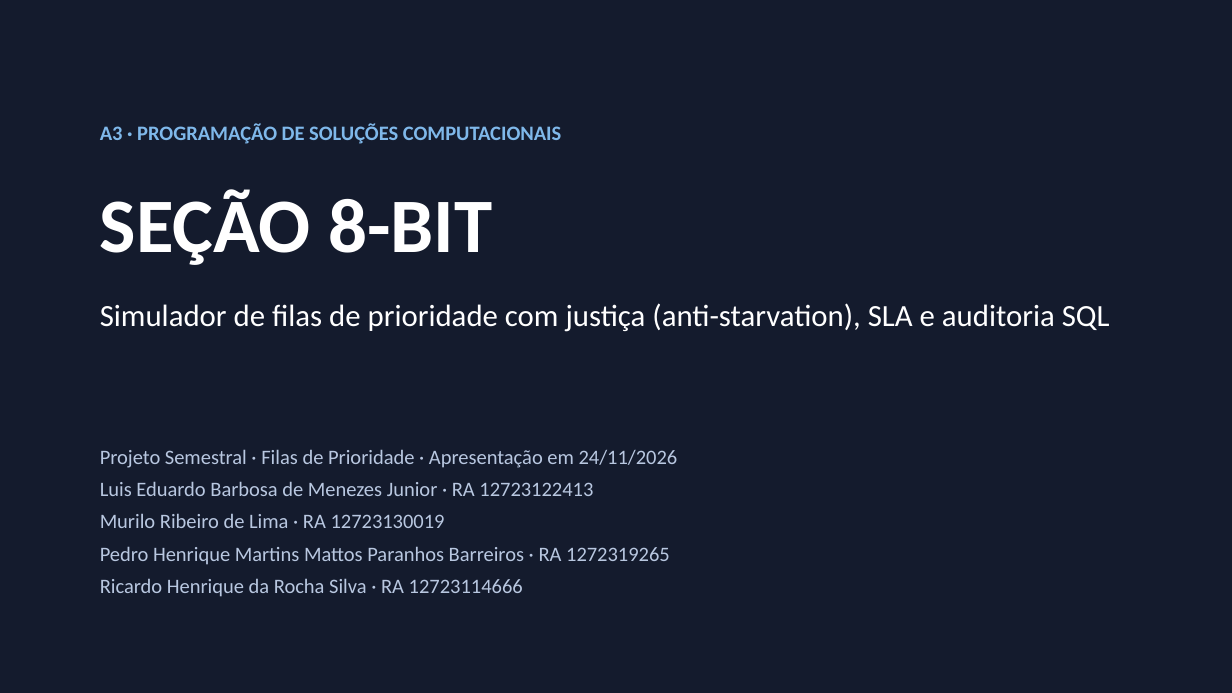
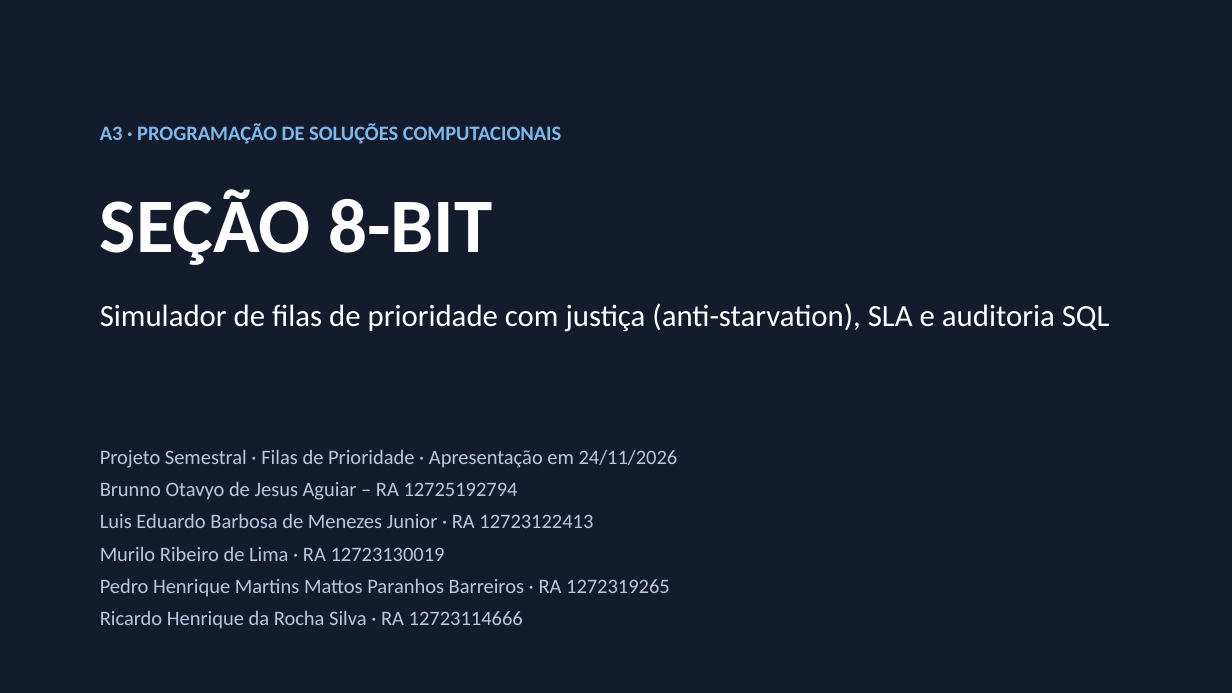
Before and after one commit to Pedrssa/a3-simulador-filas-eleitorais, a slide deck: slide 1 of docs/apresentacao_a3.pptx. Drawn at 1232x693 pixels with LibreOffice and Linux fonts; fonts in the diff are those of the drawing. Boxes give left, top, right and bottom in pixels: in the first picture for what was removed or moved away, otherwise in the second. Text is boxed around its words. In the diff, an @@ line names an element or a change of style, - is before the commit and + after.

```diff
--- a/docs/apresentacao_a3.pptx
+++ b/docs/apresentacao_a3.pptx
@@ text at [100,481,518,500]: paragraph added @@
+Brunno Otavyo de Jesus Aguiar – RA 12725192794
```
Also in this commit, not shown: 2 other files.
